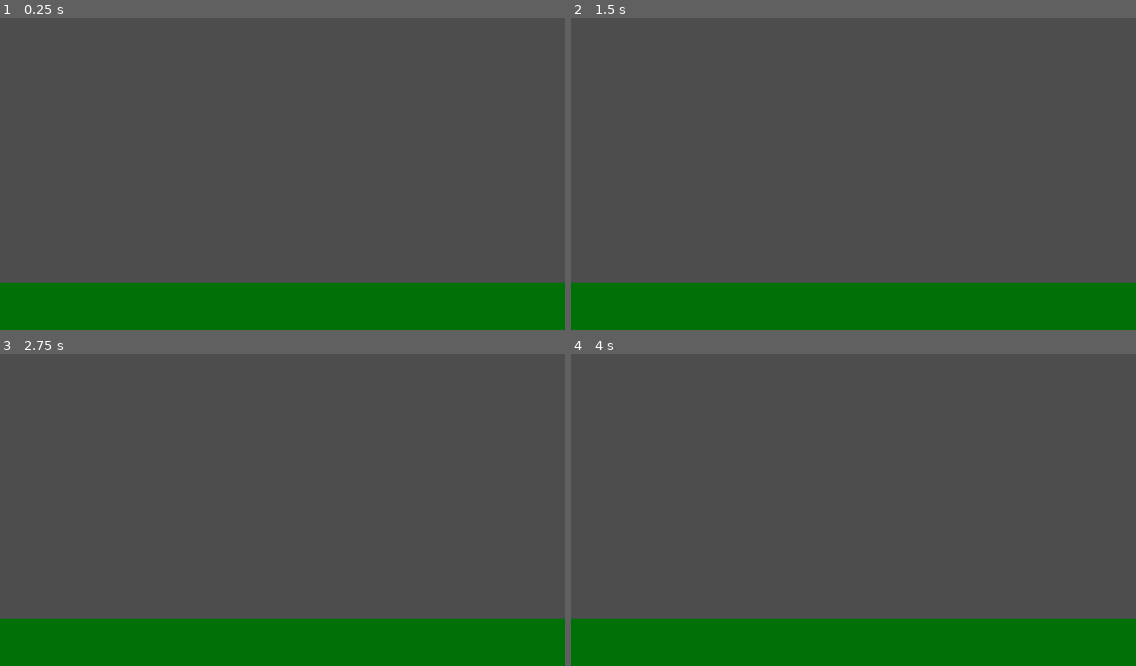
Above: before the commit, frames 1-4 (two rows, left to right).
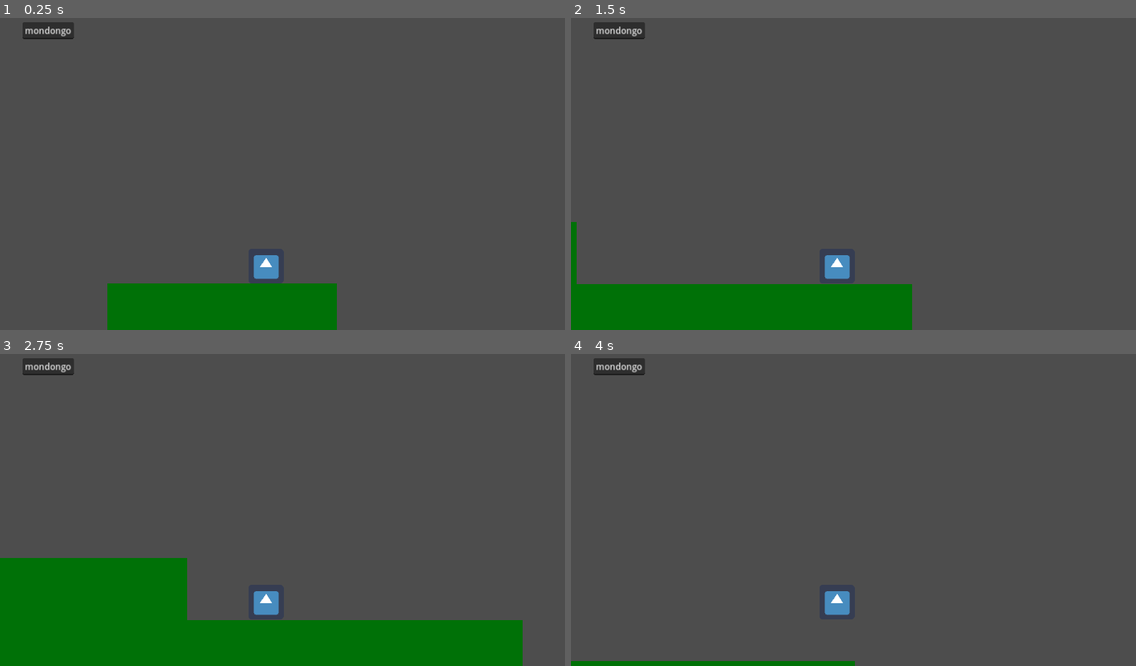
Above: after the commit, the same moments.

Repository: jorgbell/ISJ23
Game: Godot game, scene res://DemoScene.tscn
Two runs of this game, one before a commit and one after it. Both use one fixed random seed, a clock stepped at 60 frames per second and the inputs below. Before the commit the project starts from res://scenes/levels/DemoScene.tscn. The engine's default icon, where the game draws it, is replaced by a stand-in: a white triangle on a blue panel in a dark square.
Inputs:
- Up to frame 1 (0.25 s): no input
- Up to frame 2 (1.5 s): tap Enter at 0.5 s; hold Right (move_right) from 0.53 s (still down); tap Up (jump) at 0.77 s
- Up to frame 3 (2.75 s): tap Up (jump) at 1.52 s; release Right (move_right) at 2.03 s; hold Left (move_left) from 2.03 s (still down)
- Up to frame 4 (4 s): release Left (move_left) at 2.78 s; hold Right (move_right) from 2.78 s (still down); tap Up (jump) at 3.02, 3.77 s

The runs differ from the first frame. In frame 1, 9.9% of the frame differs, in the area x 0-100%, y 1-100%; in frame 2, 7.3%; in frame 3, 8.6%; in frame 4, 15%.

Commit message:
Revert "Reorganizacion del proyecto y eliminada escena de GUI para hacer una nueva"
This reverts commit 185f3dfb8adb3ee4b7672b23af1f7b27fd321a6f.

Diff:
--- /dev/null
+++ b/PlatformerController2D/DemoScene.tscn
@@ -0,0 +1,80 @@
+[gd_scene load_steps=8 format=3 uid="uid://cqfhnpb7xftpo"]
+
+[ext_resource type="Script" path="res://platformer_controller/platformer_controller.gd" id="1"]
+[ext_resource type="Texture2D" uid="uid://di5a1pv5iuup3" path="res://icon.png" id="2"]
+[ext_resource type="PackedScene" uid="uid://fh82gxa5sjxi" path="res://GUI.tscn" id="3_yo151"]
+
+[sub_resource type="RectangleShape2D" id="1"]
+size = Vector2(1024, 112)
+
+[sub_resource type="RectangleShape2D" id="2"]
+size = Vector2(416, 112)
+
+[sub_resource type="RectangleShape2D" id="3"]
+size = Vector2(64, 608)
+
+[sub_resource type="RectangleShape2D" id="4"]
+size = Vector2(64, 64)
+
+[node name="Main" type="Node2D"]
+
+[node name="StaticBody2D" type="StaticBody2D" parent="."]
+position = Vector2(520, 544)
+
+[node name="ColorRect" type="ColorRect" parent="StaticBody2D"]
+offset_left = -520.0
+offset_top = -56.0
+offset_right = 504.0
+offset_bottom = 56.0
+color = Color(0, 0.443137, 0.027451, 1)
+
+[node name="CollisionShape2D" type="CollisionShape2D" parent="StaticBody2D"]
+position = Vector2(-8, 0)
+shape = SubResource("1")
+
+[node name="StaticBody2D2" type="StaticBody2D" parent="."]
+position = Vector2(520, 360)
+
+[node name="ColorRect" type="ColorRect" parent="StaticBody2D2"]
+offset_left = -520.0
+offset_top = 16.0
+offset_right = -104.0
+offset_bottom = 128.0
+color = Color(0, 0.443137, 0.027451, 1)
+
+[node name="CollisionShape2D" type="CollisionShape2D" parent="StaticBody2D2"]
+position = Vector2(-312, 72)
+shape = SubResource("2")
+
+[node name="StaticBody2D3" type="StaticBody2D" parent="."]
+position = Vector2(520, 360)
+
+[node name="CollisionShape2D" type="CollisionShape2D" parent="StaticBody2D3"]
+position = Vector2(-552, -64)
+shape = SubResource("3")
+
+[node name="CollisionShape2D2" type="CollisionShape2D" parent="StaticBody2D3"]
+position = Vector2(536, -64)
+shape = SubResource("3")
+
+[node name="PlatformerController2D" type="CharacterBody2D" parent="."]
+position = Vector2(288, 320)
+script = ExtResource("1")
+
+[node name="Camera2D" type="Camera2D" parent="PlatformerController2D"]
+position = Vector2(30, -184)
+
+[node name="Control" parent="PlatformerController2D/Camera2D" instance=ExtResource("3_yo151")]
+offset_left = -510.0
+offset_top = -298.0
+offset_right = -510.0
+offset_bottom = -298.0
+
+[node name="icon" type="Sprite2D" parent="PlatformerController2D"]
+texture = ExtResource("2")
+
+[node name="CollisionShape2D" type="CollisionShape2D" parent="PlatformerController2D"]
+shape = SubResource("4")
+
+[node name="RemoteTransform2D" type="RemoteTransform2D" parent="PlatformerController2D"]
+position = Vector2(-288, -320)
--- /dev/null
+++ b/PlatformerController2D/GUI.tscn
@@ -0,0 +1,18 @@
+[gd_scene format=3 uid="uid://fh82gxa5sjxi"]
+
+[node name="Control" type="Control"]
+layout_mode = 3
+anchors_preset = 15
+anchor_right = 1.0
+anchor_bottom = 1.0
+grow_horizontal = 2
+grow_vertical = 2
+
+[node name="LineEdit" type="LineEdit" parent="."]
+layout_mode = 0
+offset_left = 39.0
+offset_top = 39.0
+offset_right = 132.0
+offset_bottom = 70.0
+text = "mondongo"
+expand_to_text_length = true
--- a/PlatformerController2D/project.godot
+++ b/PlatformerController2D/project.godot
@@ -11,7 +11,7 @@
 [application]
 
 config/name="PlatformerController2D"
-run/main_scene="res://scenes/levels/DemoScene.tscn"
+run/main_scene="res://DemoScene.tscn"
 config/features=PackedStringArray("4.1")
 config/icon="res://icon.png"
 
--- a/PlatformerController2D/scenes/characters/platformer_controller_2d.tscn
+++ /dev/null
@@ -1,26 +0,0 @@
-[gd_scene load_steps=5 format=3 uid="uid://burmqfuq3egwc"]
-
-[ext_resource type="Script" path="res://scripts/platformer_controller.gd" id="1_kd26g"]
-[ext_resource type="PackedScene" uid="uid://fh82gxa5sjxi" path="res://scenes/ui/GUI.tscn" id="2_3tll3"]
-[ext_resource type="Texture2D" uid="uid://di5a1pv5iuup3" path="res://icon.png" id="3_uqihs"]
-
-[sub_resource type="RectangleShape2D" id="4"]
-size = Vector2(64, 64)
-
-[node name="PlatformerController2D" type="CharacterBody2D"]
-position = Vector2(288, 320)
-script = ExtResource("1_kd26g")
-
-[node name="Camera2D" type="Camera2D" parent="."]
-position = Vector2(27, -75)
-position_smoothing_enabled = true
-position_smoothing_speed = 3.0
-editor_draw_limits = true
-
-[node name="Control" parent="Camera2D" instance=ExtResource("2_3tll3")]
-
-[node name="icon" type="Sprite2D" parent="."]
-texture = ExtResource("3_uqihs")
-
-[node name="CollisionShape2D" type="CollisionShape2D" parent="."]
-shape = SubResource("4")
--- a/PlatformerController2D/scenes/levels/DemoScene.tscn
+++ /dev/null
@@ -1,52 +0,0 @@
-[gd_scene load_steps=4 format=3 uid="uid://cqfhnpb7xftpo"]
-
-[sub_resource type="RectangleShape2D" id="1"]
-size = Vector2(1024, 112)
-
-[sub_resource type="RectangleShape2D" id="2"]
-size = Vector2(416, 112)
-
-[sub_resource type="RectangleShape2D" id="3"]
-size = Vector2(64, 608)
-
-[node name="Main" type="Node2D"]
-
-[node name="suelo" type="StaticBody2D" parent="."]
-position = Vector2(27, 896)
-scale = Vector2(3.76, 6.81)
-
-[node name="ColorRect" type="ColorRect" parent="suelo"]
-offset_left = -520.0
-offset_top = -56.0
-offset_right = 504.0
-offset_bottom = 56.0
-color = Color(0, 0.443137, 0.027451, 1)
-
-[node name="CollisionShape2D" type="CollisionShape2D" parent="suelo"]
-position = Vector2(-8, 0)
-shape = SubResource("1")
-
-[node name="StaticBody2D2" type="StaticBody2D" parent="."]
-position = Vector2(-889, 360)
-
-[node name="ColorRect" type="ColorRect" parent="StaticBody2D2"]
-offset_left = -520.0
-offset_top = 16.0
-offset_right = -104.0
-offset_bottom = 128.0
-color = Color(0, 0.443137, 0.027451, 1)
-
-[node name="CollisionShape2D" type="CollisionShape2D" parent="StaticBody2D2"]
-position = Vector2(-312, 72)
-shape = SubResource("2")
-
-[node name="paredes" type="StaticBody2D" parent="."]
-position = Vector2(-889, 360)
-
-[node name="izq" type="CollisionShape2D" parent="paredes"]
-position = Vector2(-1044, -64)
-shape = SubResource("3")
-
-[node name="der" type="CollisionShape2D" parent="paredes"]
-position = Vector2(2813, -64)
-shape = SubResource("3")
Renamed: PlatformerController2D/scripts/platformer_controller.gd -> PlatformerController2D/platformer_controller/platformer_controller.gd
